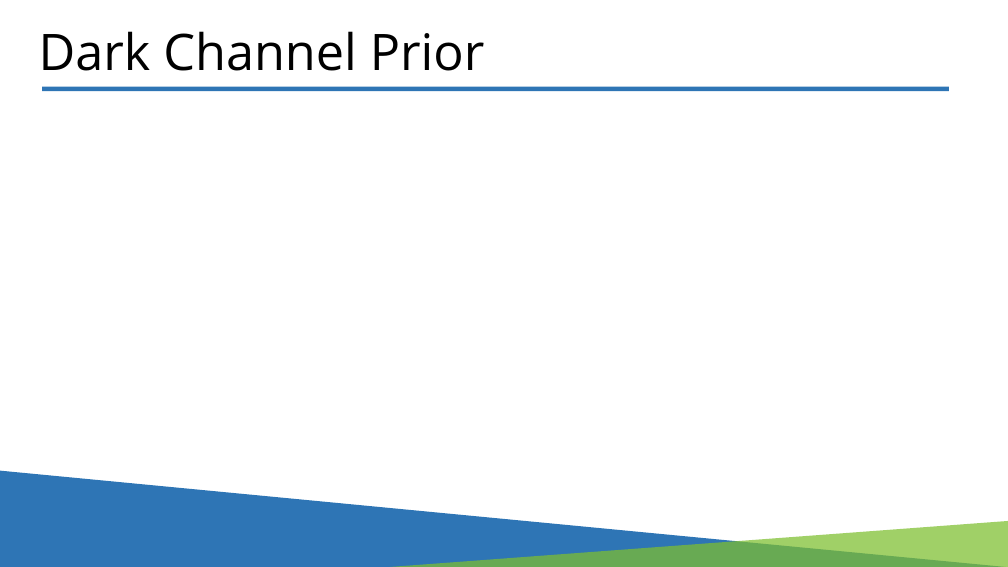
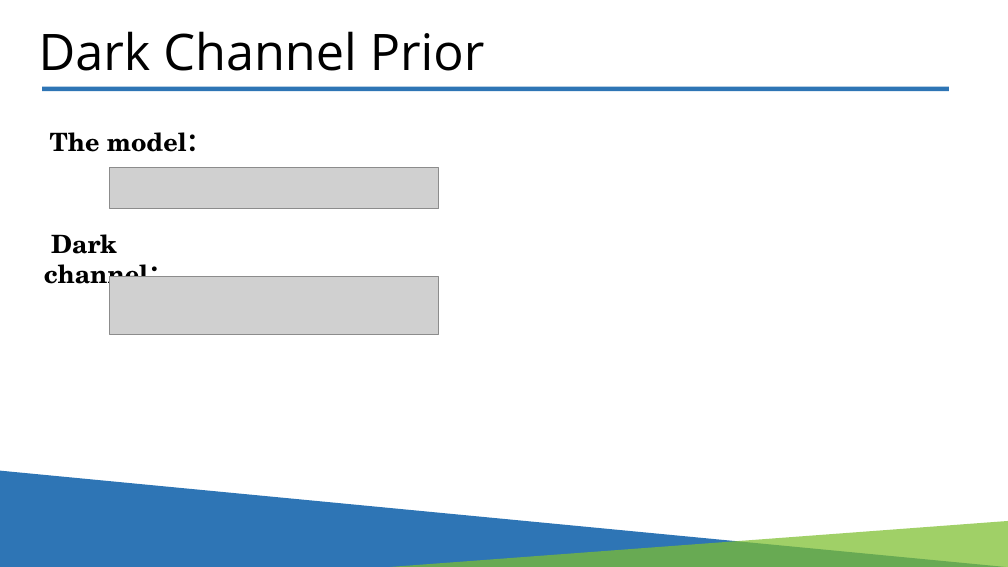
Before and after one commit to LiaochengStar/Defogging_Project_DIP, a slide deck: slide 4 of papers/group14_image_defogging.pptx. Drawn at 1008x567 pixels with LibreOffice and Linux fonts; fonts in the diff are those of the drawing; grey boxes stand for pictures. Boxes give left, top, right and bottom in pixels: in the first picture for what was removed or moved away, otherwise in the second. Text is boxed around its words. In the diff, an @@ line names an element or a change of style, - is before the commit and + after.

Commit message:
Add PPT_model and pre_PPT

```diff
--- a/papers/group14_image_defogging.pptx
+++ b/papers/group14_image_defogging.pptx
@@ text added at (50, 132, 212, 152), 24 pt, text #000000, bold @@
+The model：
@@ picture added at (110, 168, 439, 209) @@
@@ text added at (44, 234, 173, 292), 24 pt, text #000000, bold @@
+Dark channel：
@@ picture added at (110, 277, 439, 334) @@
```
